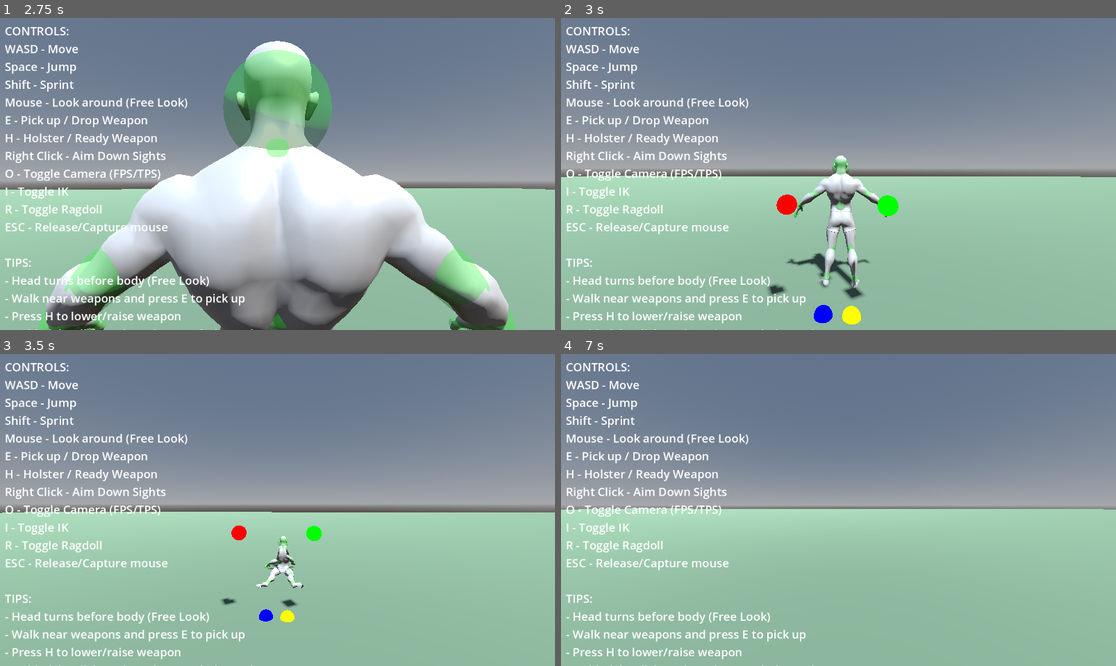
Above: before the commit, frames 1-4 (two rows, left to right).
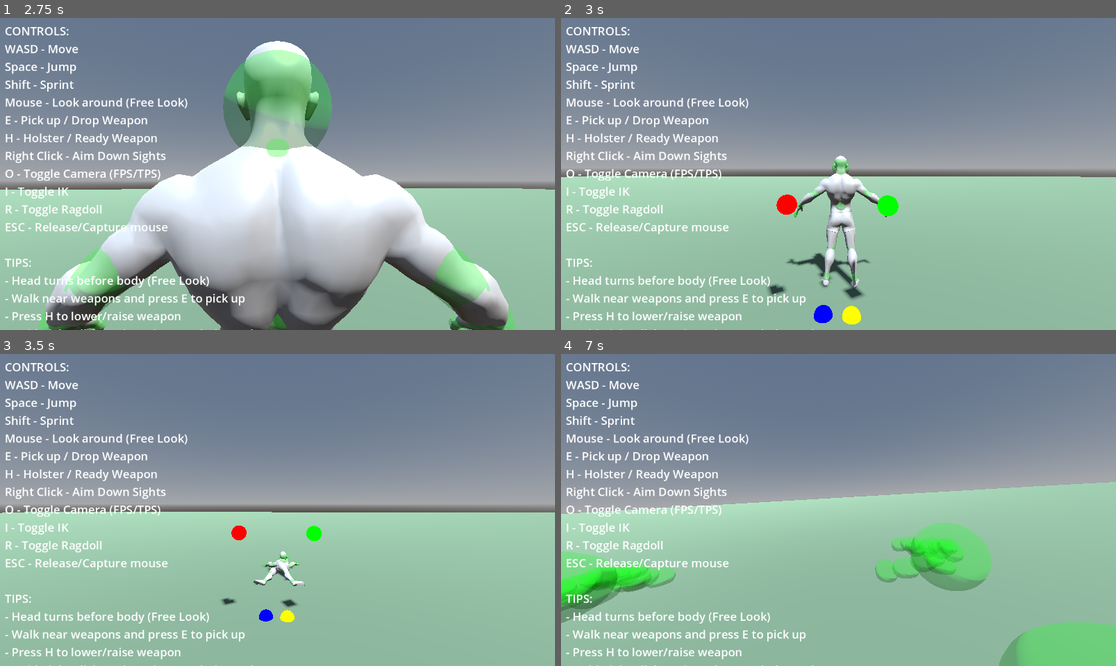
Above: after the commit, the same moments.

Repository: lmf-git/fpsikanimragdoll
Game: Godot game, scene res://world.tscn
Two runs of this game, one before a commit and one after it. Both use one fixed random seed, a clock stepped at 60 frames per second and the inputs below.
Inputs (mouse positions are in pixels of both pictures, inside the frame that each line leads up to):
- Up to frame 1 (2.75 s): tap Enter at 0.5 s; move the mouse to (305, 174) at 0.52 s; hold Shift (sprint) 0.53-1.28 s; hold W (move_forward) from 0.53 s (still down); click (305, 174) at 0.67 s; tap Space (jump) at 0.77, 1.52 s; move the mouse to (249, 174) at 1.27 s; tap O (toggle_camera) at 1.35 s; move the mouse to (288, 167) at 2.02 s; hold I (toggle_ik) from 2.03 s (still down)
- Up to frame 2 (3 s): keep holding W (move_forward); move the mouse to (832, 180) at 2.77 s; release I (toggle_ik) at 2.78 s; tap R (toggle_ragdoll) at 2.85 s; click (832, 180) at 2.92 s
- Up to frame 3 (3.5 s): keep holding W (move_forward); tap Space (jump) at 3.02 s
- Up to frame 4 (7 s): move the mouse to (877, 513) at 3.52 s; tap E at 3.6 s; tap Space (jump) at 3.77, 4.52, 6.02, 6.77 s; move the mouse to (794, 506) at 4.27 s; tap H at 4.35 s; move the mouse to (844, 510) at 5.02 s; hold Shift (sprint) 5.03-5.78 s; click (844, 510) at 5.17 s; move the mouse to (816, 503) at 5.77 s; release W (move_forward) at 5.78 s; hold D (move_right) 5.78-6.53 s; tap O (toggle_camera) at 5.85 s; move the mouse to (866, 510) at 6.52 s; hold W (move_forward) from 6.53 s (still down); hold I (toggle_ik) from 6.53 s (still down)

Frame 1 is identical in both runs. In frame 2, 0.1% of the frame differs, in the area x 41-57%, y 44-87%; in frame 3, 0.5%; in frame 4, 12%, in the area x 0-100%, y 40-100%.

Commit message:
Relax ragdoll constraints for natural body posing
- Allow torso/spine/pelvis to bend naturally (15-20° instead of 0°)
- Remove axis locks on torso to enable organic movement
- Increase hip movement range (60° instead of 0.5°) for natural leg poses
- Increase shoulder movement range (80° instead of 3°) for natural arm poses
- Keep HINGE joints on knees/elbows/wrists for proper single-axis rotation
- Maintain heavy mass and damping to prevent excessive spinning

This fixes the "cubed" ragdoll appearance and allows natural resting poses
while still preventing unrealistic spinning and excessive freedom.

Diff:
--- a/character_controller.gd
+++ b/character_controller.gd
@@ -373,43 +373,49 @@
 		var damping = 0.95  # Very high damping = very stiff
 		var bias = 0.95     # Very high bias = rigid response
 
-		# Ultra-specific constraints - COMPLETELY RIGID UPPER BODY!
+		# Ultra-specific constraints - allow natural bending but prevent excessive movement
 		if bone_suffix in ["Hips"]:
-			# Hips/pelvis - ZERO MOVEMENT (completely locked)
-			swing_limit = 0.0
-			twist_limit = 0.0
-			damping = 1.0
-			bias = 1.0
-		elif bone_suffix in ["Spine", "Chest", "Upper_Chest"]:
-			# Spine/torso - ZERO MOVEMENT (completely locked)
-			swing_limit = 0.0
-			twist_limit = 0.0
-			damping = 1.0
-			bias = 1.0
+			# Hips/pelvis - very restricted but allow slight bend for natural rest
+			swing_limit = deg_to_rad(15)  # Small amount for natural posing
+			twist_limit = deg_to_rad(5)   # Minimal twist
+			damping = 0.98
+			bias = 0.98
+		elif bone_suffix in ["Spine"]:
+			# Lower spine - allow some flex for natural bending
+			swing_limit = deg_to_rad(20)  # Allow forward/back bend
+			twist_limit = deg_to_rad(10)  # Some twist for natural movement
+			damping = 0.95
+			bias = 0.95
+		elif bone_suffix in ["Chest", "Upper_Chest"]:
+			# Upper torso - moderate restriction
+			swing_limit = deg_to_rad(15)  # Less flex than lower spine
+			twist_limit = deg_to_rad(8)   # Limited twist
+			damping = 0.96
+			bias = 0.96
 		elif bone_suffix in ["Neck"]:
-			# Neck - ZERO MOVEMENT (completely locked)
-			swing_limit = 0.0
-			twist_limit = 0.0
-			damping = 1.0
-			bias = 1.0
+			# Neck - allow natural head drooping
+			swing_limit = deg_to_rad(25)  # Can bend forward/back/side
+			twist_limit = deg_to_rad(15)  # Some twist
+			damping = 0.92
+			bias = 0.92
 		elif bone_suffix in ["Head"]:
-			# Head - ZERO MOVEMENT (completely locked)
-			swing_limit = 0.0
-			twist_limit = 0.0
-			damping = 1.0
-			bias = 1.0
+			# Head - more freedom for natural resting
+			swing_limit = deg_to_rad(30)  # Can loll naturally
+			twist_limit = deg_to_rad(20)  # Some rotation
+			damping = 0.90
+			bias = 0.90
 		elif "Shoulder" in bone_suffix:
-			# Shoulders - ZERO MOVEMENT (completely locked)
-			swing_limit = 0.0
-			twist_limit = 0.0
-			damping = 1.0
-			bias = 1.0
+			# Shoulders - very restricted
+			swing_limit = deg_to_rad(5)   # Minimal movement
+			twist_limit = deg_to_rad(2)   # Almost no twist
+			damping = 0.98
+			bias = 0.98
 		elif bone_suffix in ["Upper_Leg", "L_Upper_Leg", "R_Upper_Leg"]:
-			# Upper legs - EXTREMELY restricted hip to prevent body spinning
-			swing_limit = deg_to_rad(0.5)  # Almost locked
-			twist_limit = deg_to_rad(0)    # No twist at all
-			damping = 1.0
-			bias = 1.0
+			# Upper legs - allow natural hip movement but keep controlled
+			swing_limit = deg_to_rad(60)   # Can swing forward/back naturally
+			twist_limit = deg_to_rad(20)   # Some twist at hip
+			damping = 0.90
+			bias = 0.90
 		elif bone_suffix in ["Lower_Leg", "L_Lower_Leg", "R_Lower_Leg"]:
 			# HINGE: Lower legs (knees) - one direction only
 			# For hinge joints, only swing matters
@@ -430,11 +436,11 @@
 			damping = 0.998
 			bias = 0.998
 		elif bone_suffix in ["Upper_Arm", "L_Upper_Arm", "R_Upper_Arm"]:
-			# Upper arms - very restricted shoulder movement
-			swing_limit = deg_to_rad(3)
-			twist_limit = deg_to_rad(1)
-			damping = 0.98
-			bias = 0.98
+			# Upper arms - allow natural shoulder movement
+			swing_limit = deg_to_rad(80)   # Can swing up/down/side
+			twist_limit = deg_to_rad(30)   # Some rotation at shoulder
+			damping = 0.85
+			bias = 0.85
 		elif bone_suffix in ["Lower_Arm", "L_Lower_Arm", "R_Lower_Arm"]:
 			# HINGE: Lower arms (elbows) - one direction only
 			swing_limit = deg_to_rad(140)  # Can bend
@@ -504,11 +510,7 @@
 			physical_bone.linear_damp = 0.8  # Strong resistance to linear movement
 			physical_bone.angular_damp = 0.99  # Extremely heavy resistance to rotation
 
-		# Lock rotation axes for torso/head/neck to completely prevent spinning
-		if bone_suffix in ["Hips", "Spine", "Chest", "Upper_Chest", "Neck", "Head"]:
-			physical_bone.axis_lock_angular_x = true
-			physical_bone.axis_lock_angular_y = true
-			physical_bone.axis_lock_angular_z = true
+		# No axis locks needed - joint limits and damping provide control
 
 		# CRITICAL: Set collision layers and masks for proper physics
 		physical_bone.collision_layer = 2  # Layer 2 for ragdoll parts
